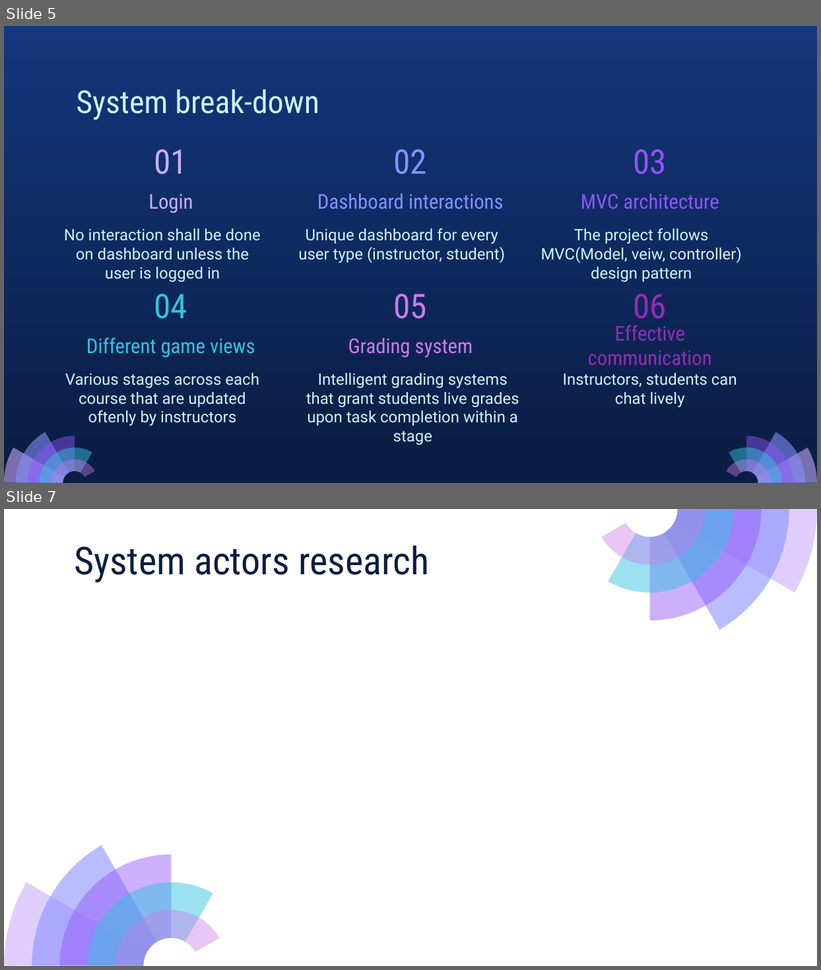
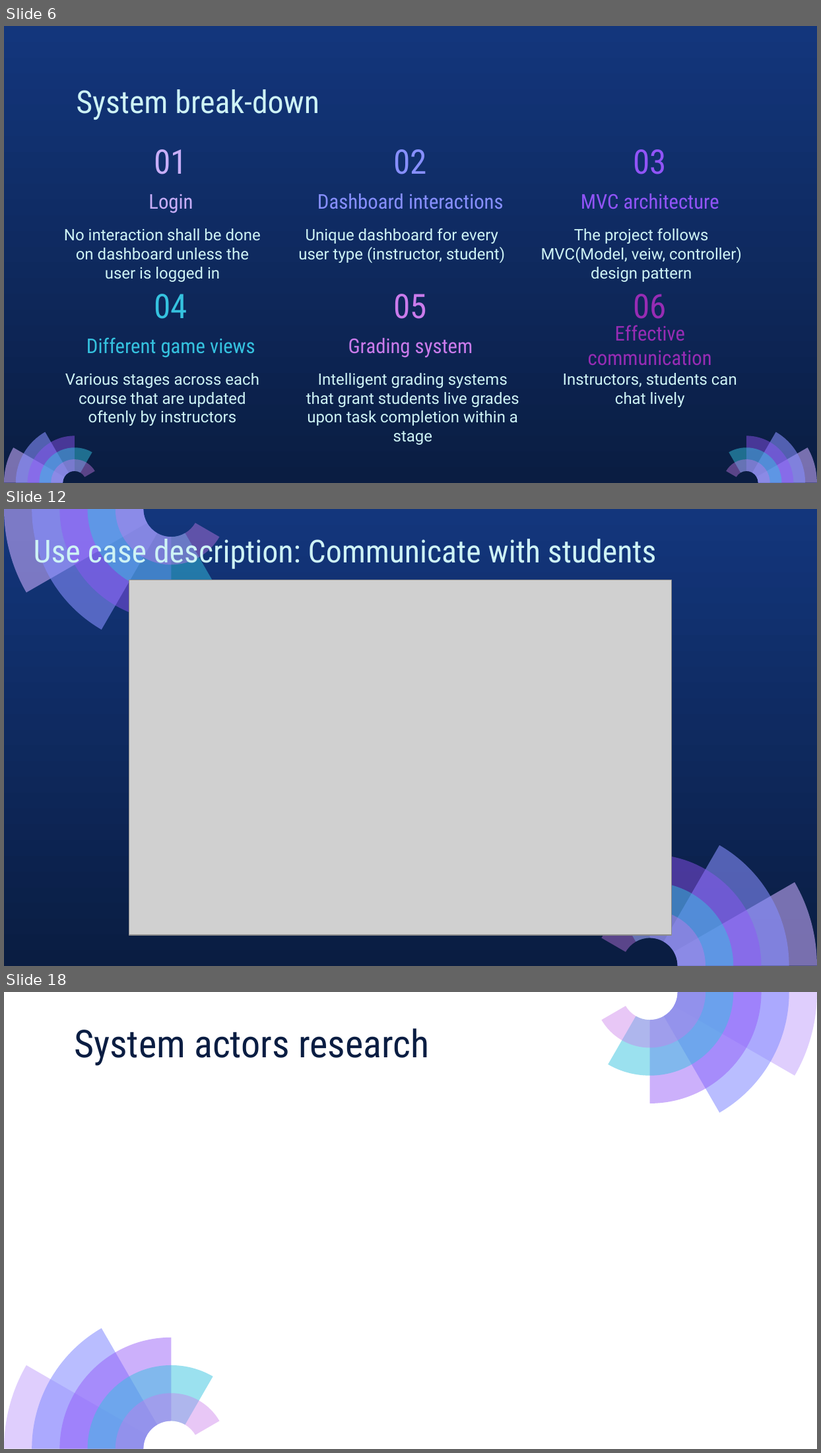
Before and after one commit to Abdullahaml1/cse608-assignments, a slide deck: Assignment_2/Assignment_2_presentation.pptx. Shown one above the other, each under a label of ours: slides 5 and 7 before the commit, slides 6, 12 and 18 after it; the slides between them are not shown. The pictures are 821x970 and 821x1453 pixels, drawn with LibreOffice and Linux fonts; fonts in the diff are those of the drawing; grey boxes stand for pictures; background and template pictures are left out. Boxes give left, top, right and bottom in pixels: in the first picture for what was removed or moved away, otherwise in the second. Text is boxed around its words. In the diff, an @@ line names an element or a change of style, - is before the commit and + after.

```diff
--- a/Assignment_2/Assignment_2_presentation.pptx
+++ b/Assignment_2/Assignment_2_presentation.pptx
@@ slide 12 added at (x1=4, y1=509, x2=817, y2=966), background gradient #13367C to #0A1D42 @@
@@ group added at (x1=4, y1=509, x2=219, y2=629): 5 freeform shapes @@
@@ text added at (x1=34, y1=533, x2=656, y2=570), 28 pt, text #CEF3F5 @@
+Use case description: Communicate with students
@@ picture added at (x1=129, y1=580, x2=671, y2=935) @@
@@ group added at (x1=602, y1=846, x2=817, y2=966): 5 freeform shapes @@
@@ what was slide 5 is now slide 6 @@
@@ what was slide 7 is now slide 18 @@
```
Also in this commit, not shown: 1 slide changed, 10 other slides added, 1 other file.
